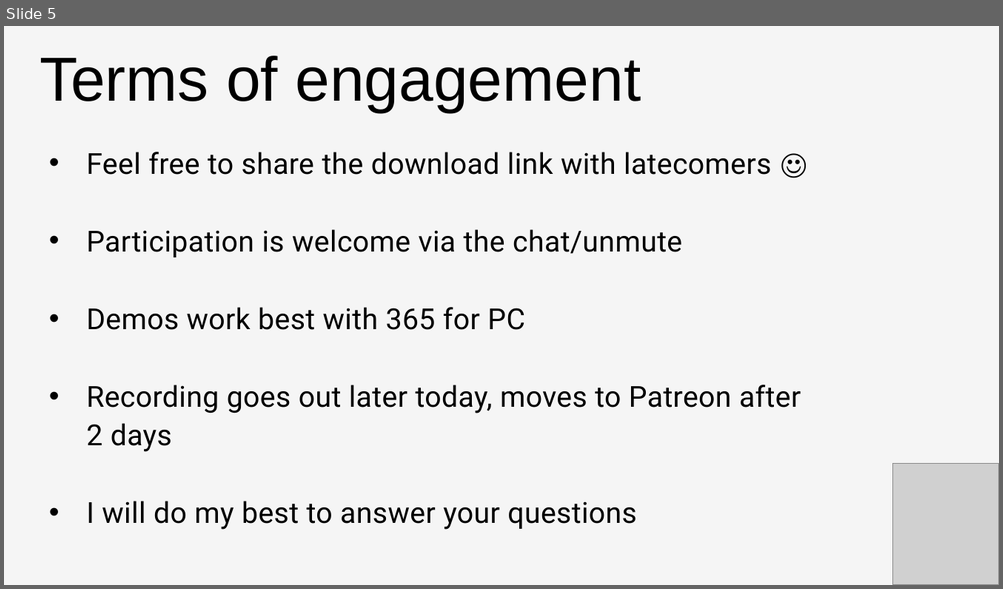
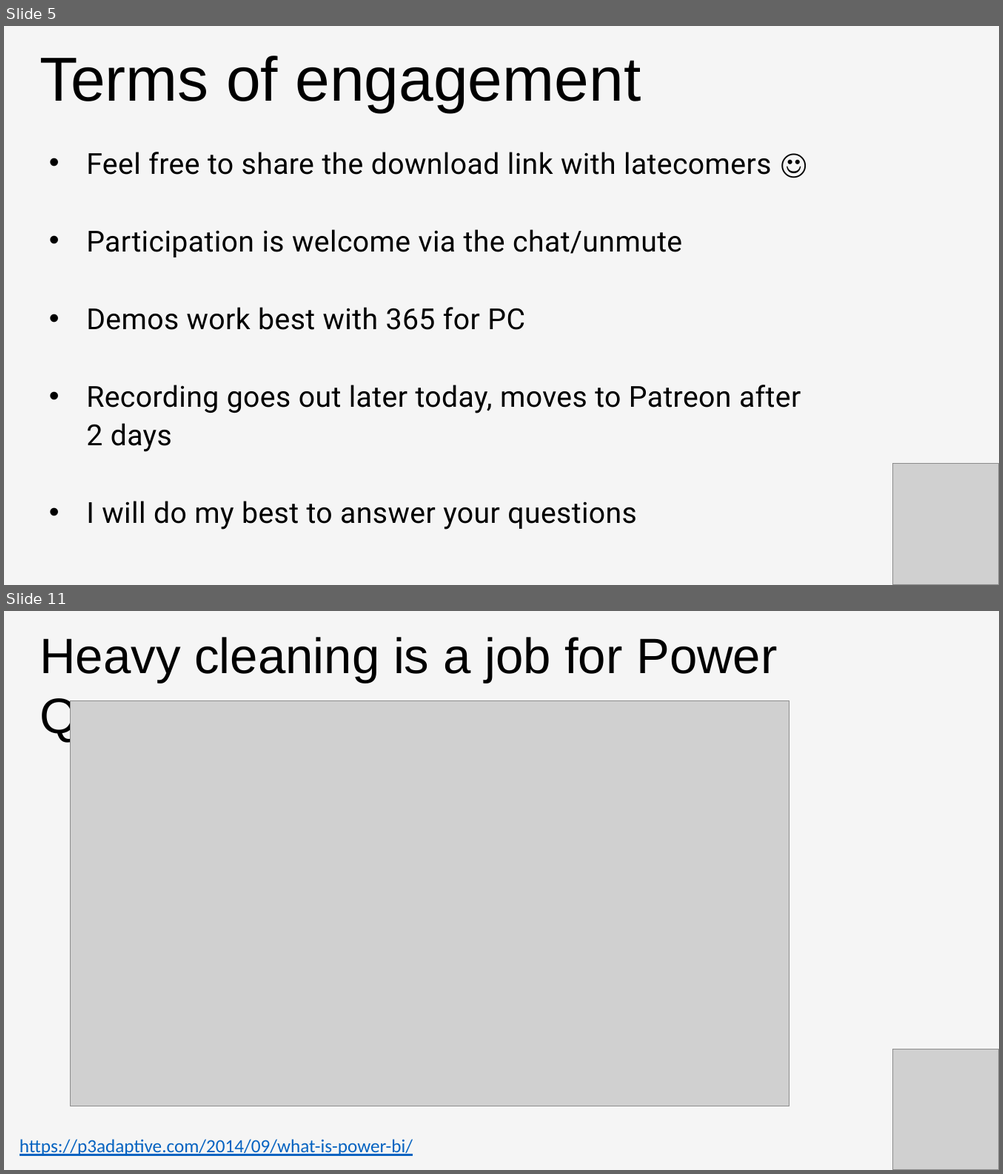
Before and after one commit to stringfestdata/first-steps-pivot-tables-excel, a slide deck: intro-pivot-tables-slides.pptx. Shown one above the other, each under a label of ours: slide 5 before the commit, slides 5 and 11 after it; the slides between them are not shown. The pictures are 1003x589 and 1003x1174 pixels, drawn with LibreOffice and Linux fonts; fonts in the diff are those of the drawing; grey boxes stand for pictures. Boxes give left, top, right and bottom in pixels: in the first picture for what was removed or moved away, otherwise in the second. Text is boxed around its words. In the diff, an @@ line names an element or a change of style, - is before the commit and + after.

```diff
--- a/intro-pivot-tables-slides.pptx
+++ b/intro-pivot-tables-slides.pptx
@@ slide 11 added at [4,611,999,1170], background #F5F5F5 @@
@@ text added at [40,637,777,742], 48 pt, text #000000 @@
+Heavy cleaning is a job for Power Query
@@ picture added at [71,701,790,1107] @@
@@ picture added at [893,1050,999,1170] @@
@@ text added at [20,1139,412,1156], 18 pt, text #0563C1, underline @@
+https://p3adaptive.com/2014/09/what-is-power-bi/
```
Also in this commit, not shown: 1 slide changed, 8 other slides added, 8 slides removed, 23 other files.
